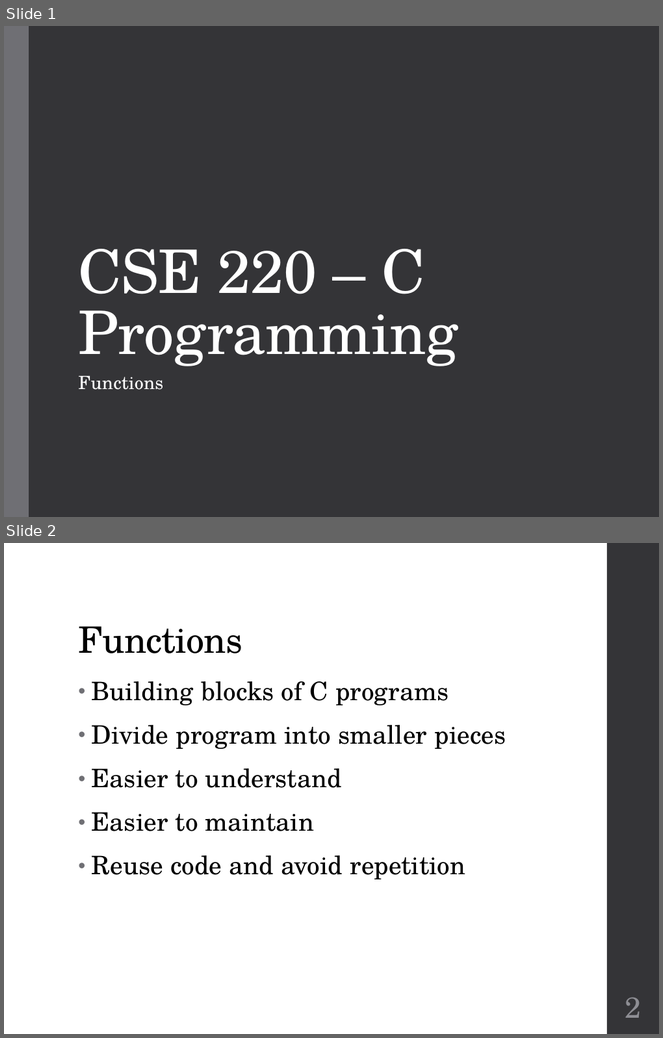
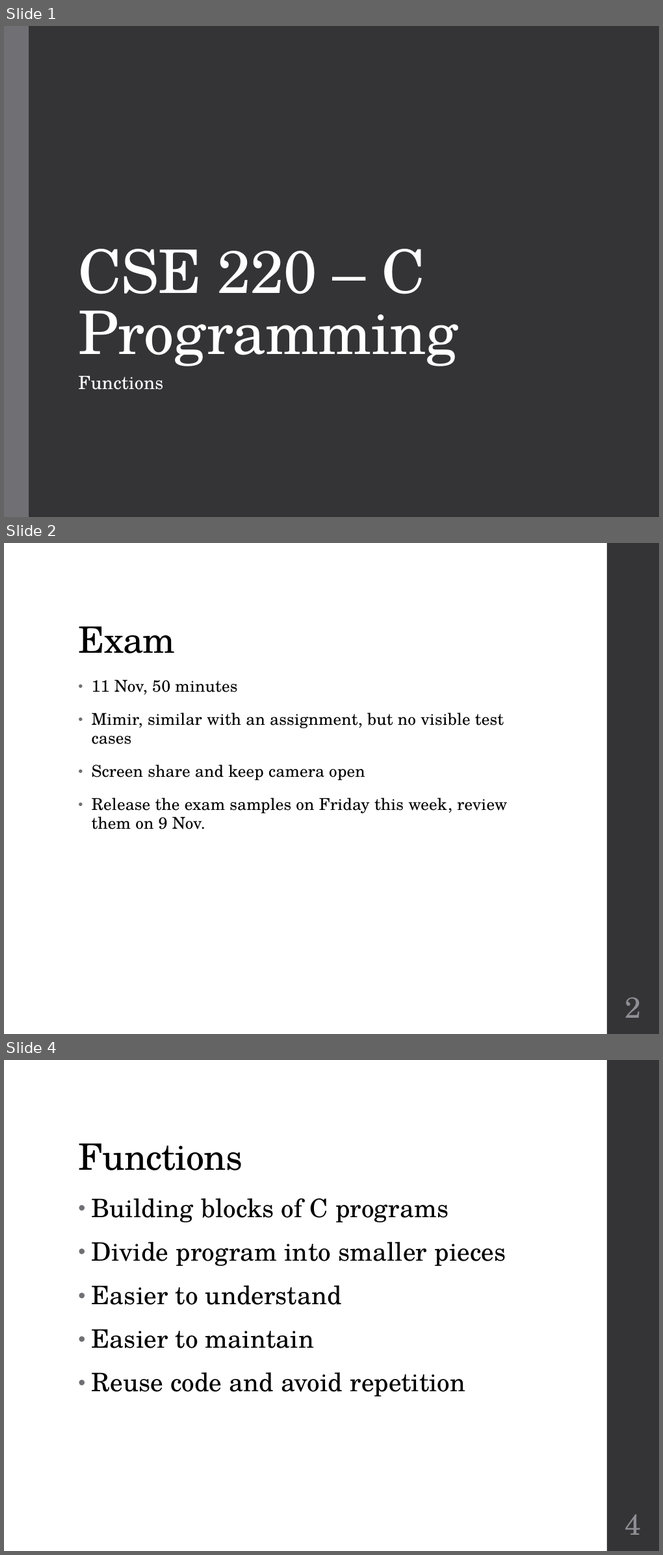
Before and after one commit to geneti/cse220_2020fall, a slide deck: Lectures/cse220-10-functions.pptx. Shown one above the other, each under a label of ours: slides 1 and 2 before the commit, slides 1, 2 and 4 after it; the slides between them are not shown. The pictures are 663x1038 and 663x1555 pixels, drawn with LibreOffice and Linux fonts; fonts in the diff are those of the drawing. Boxes give left, top, right and bottom in pixels: in the first picture for what was removed or moved away, otherwise in the second. Text is boxed around its words. In the diff, an @@ line names an element or a change of style, - is before the commit and + after.

```diff
--- a/Lectures/cse220-10-functions.pptx
+++ b/Lectures/cse220-10-functions.pptx
@@ slide 2 added at (x1=4, y1=543, x2=659, y2=1034), background #FFFFFF; not listed: 1 template element that a slide beside it also shows @@
@@ title added at (x1=78, y1=626, x2=175, y2=653), 40 pt, text #000000 @@
+Exam
@@ text added at (x1=92, y1=679, x2=507, y2=830), 18 pt, text #000000 @@
+• 11 Nov, 50 minutes
+• Mimir, similar with an assignment, but no visible test cases
+• Screen share and keep camera open
+• Release the exam samples on Friday this week, review them on 9 Nov.
@@ page number added at (x1=625, y1=997, x2=642, y2=1018), 32 pt, text #8E8E94 @@
+2
@@ what was slide 2 is now slide 4 @@
@@ page number at (x1=625, y1=1514, x2=642, y2=1535): text changed @@
-2
+4
```
Also in this commit, not shown: 1 slide changed, 1 other slide added, 3 other files.
